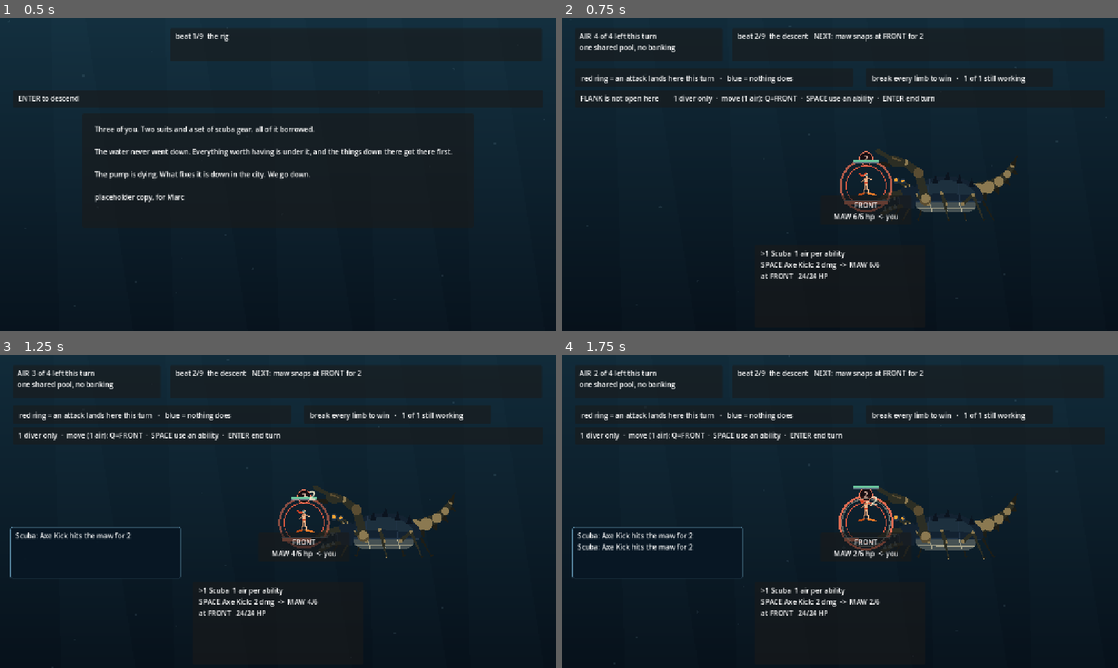
Above: before the commit, frames 1-4 (two rows, left to right).
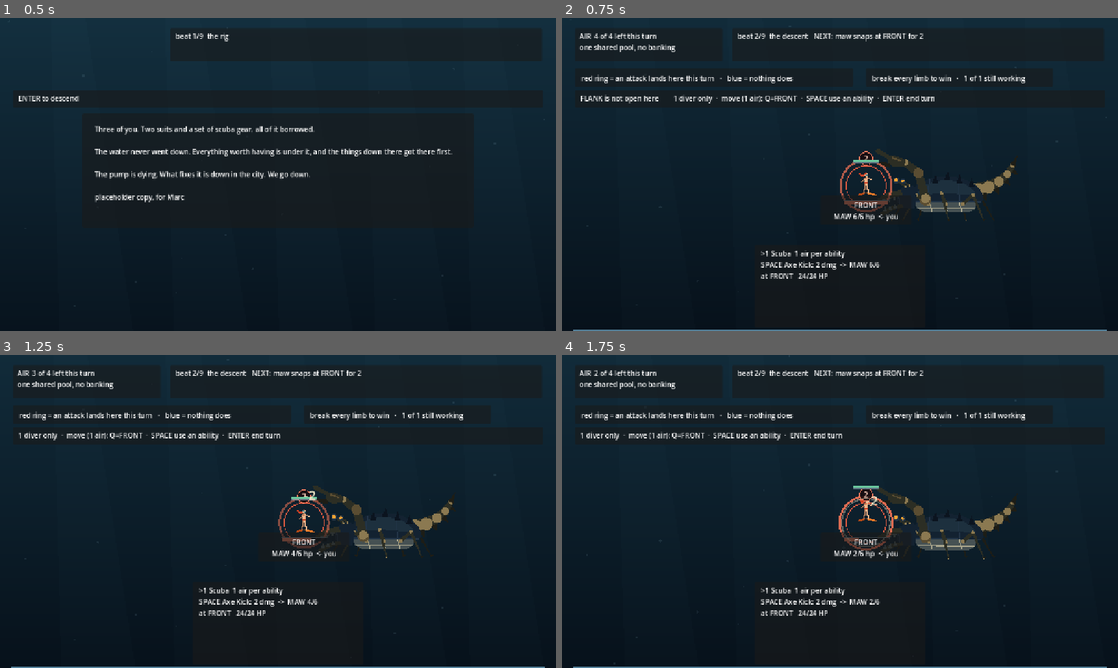
Above: after the commit, the same moments.

Repository: ImmortalDemonGod/salvage
Game: Godot game, scene res://game/main.tscn
The game is run twice, just before and just after one commit, with the same random seed, the same clock (stepped at 60 frames per second) and the same inputs.
Inputs:
- Up to frame 1 (0.5 s): no input
- Up to frame 2 (0.75 s): tap Enter at 0.5 s; hold W from 0.53 s (still down); tap 1 at 0.6 s
- Up to frame 3 (1.25 s): keep holding W; tap Space at 0.77 s
- Up to frame 4 (1.75 s): release W at 1.28 s; tap 2 at 1.35 s; tap Space at 1.52 s

Frame 1 is identical in both runs. In frame 2, 0.4% of the frame differs, in the area x 2-98%, y 99-100%; in frame 3, 0.9%; in frame 4, 1.1%, in the area x 1-98%, y 54-100%.

Commit message:
put the log where the player can see it
The event feed was correct, styled, and hiding at exactly the moment it
was needed: a fresh fight starts with an empty combat log, so the panel
vanished on the first turn of every encounter. The run's own lines belong
in the same feed, so the beat you just entered and the boat patching you
up now read there too.

It also had no home. Over the board it covered a station, over the lock it
covered the puzzle, and on a story beat it sat on the prose. It lives in
the strip under the diver cards, which was dead space in every screenshot
taken so far.

The shot the gallery calls fight1-midway was landing on fight one's FIRST
turn, which is why several rounds of review looked at an untouched board
and concluded nothing changes when you play.

Diff:
--- a/game/main.gd
+++ b/game/main.gd
@@ -92,7 +92,7 @@
 # the area _draw_lock() paints, declared so verify/layout.gd can hold the
 # Controls off it. A drawing is not a Control, so nothing was stopping a
 # panel from being laid straight over the puzzle.
-const LOCK_RECT := Rect2(300, 214, 640, 400)
+const LOCK_RECT := Rect2(300, 214, 640, 370)
 const SCENE_PANEL_AT := Vector2(190, 220)
 const SCENE_PANEL_SIZE := Vector2(900, 262)
 
@@ -211,8 +211,8 @@
 	add_child(help_panel)
 	var log_panel := Panel.new()
 	log_panel.name = "log_panel"
-	log_panel.size = Vector2(392, 118)
-	log_panel.position = Vector2(24, 396)
+	log_panel.size = Vector2(1232, 68)
+	log_panel.position = Vector2(24, 718)
 	var lst := StyleBoxFlat.new()
 	lst.bg_color = Color(0.03, 0.09, 0.14, 0.92)
 	lst.border_color = Color(0.34, 0.52, 0.62, 0.85)
@@ -248,14 +248,20 @@
 	if ui_log == null:
 		return
 	var src: Array = []
+	for l in run.log_lines:
+		src.append(l)
 	if combat != null:
-		src = combat.log_lines
+		for l in combat.log_lines:
+			src.append(l)
 	elif run.puzzle != null:
-		src = run.puzzle.log_lines
+		for l in run.puzzle.log_lines:
+			src.append(l)
 	var keep: Array = []
-	for i in range(max(0, src.size() - 4), src.size()):
+	for i in range(max(0, src.size() - 2), src.size()):
 		keep.append(String(src[i]))
-	ui_log.get_parent().visible = not keep.is_empty()
+	# on a story beat the scene panel IS the content, and the log would sit
+	# on top of it
+	ui_log.get_parent().visible = not keep.is_empty() and (combat != null or run.puzzle != null)
 	ui_log.text = "\n".join(keep)
 
 func _voice() -> void:
@@ -402,8 +408,8 @@
 		sfx.set_mood(mood, _depth())
 	var scene_p: Control = ui_scene.get_parent()
 	if run.puzzle != null:
-		scene_p.position = Vector2(190, 620)
-		scene_p.size = Vector2(900, 118)
+		scene_p.position = Vector2(190, 596)
+		scene_p.size = Vector2(900, 108)
 	else:
 		scene_p.position = SCENE_PANEL_AT
 		scene_p.size = SCENE_PANEL_SIZE
@@ -738,7 +744,7 @@
 		HORIZONTAL_ALIGNMENT_LEFT, -1, 18, OPEN_C if is_open else Color(0.72, 0.74, 0.78))
 
 func _draw_lock(p) -> void:
-	var tall := 210.0
+	var tall := 180.0
 	if p.stage == 2:
 		var ax := 300.0
 		var bx := 700.0
Not shown, changed: verify/gallery.sh
